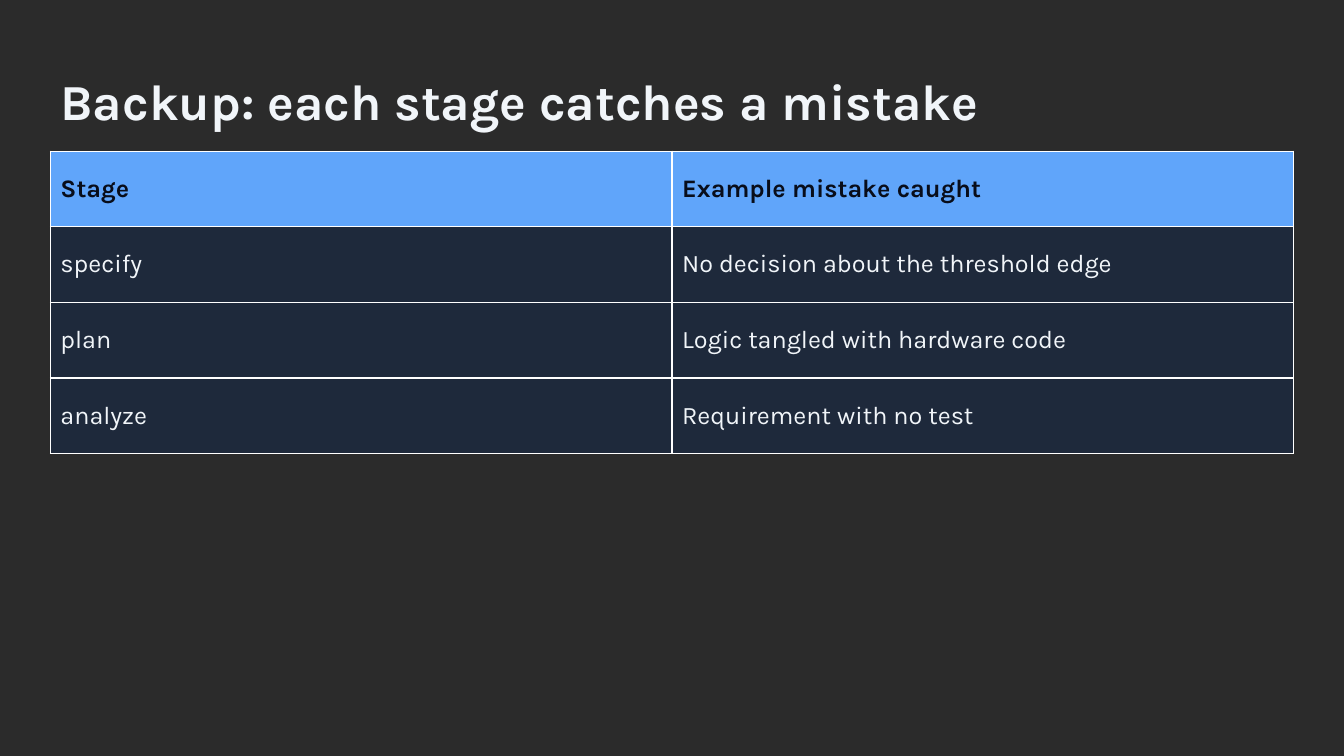
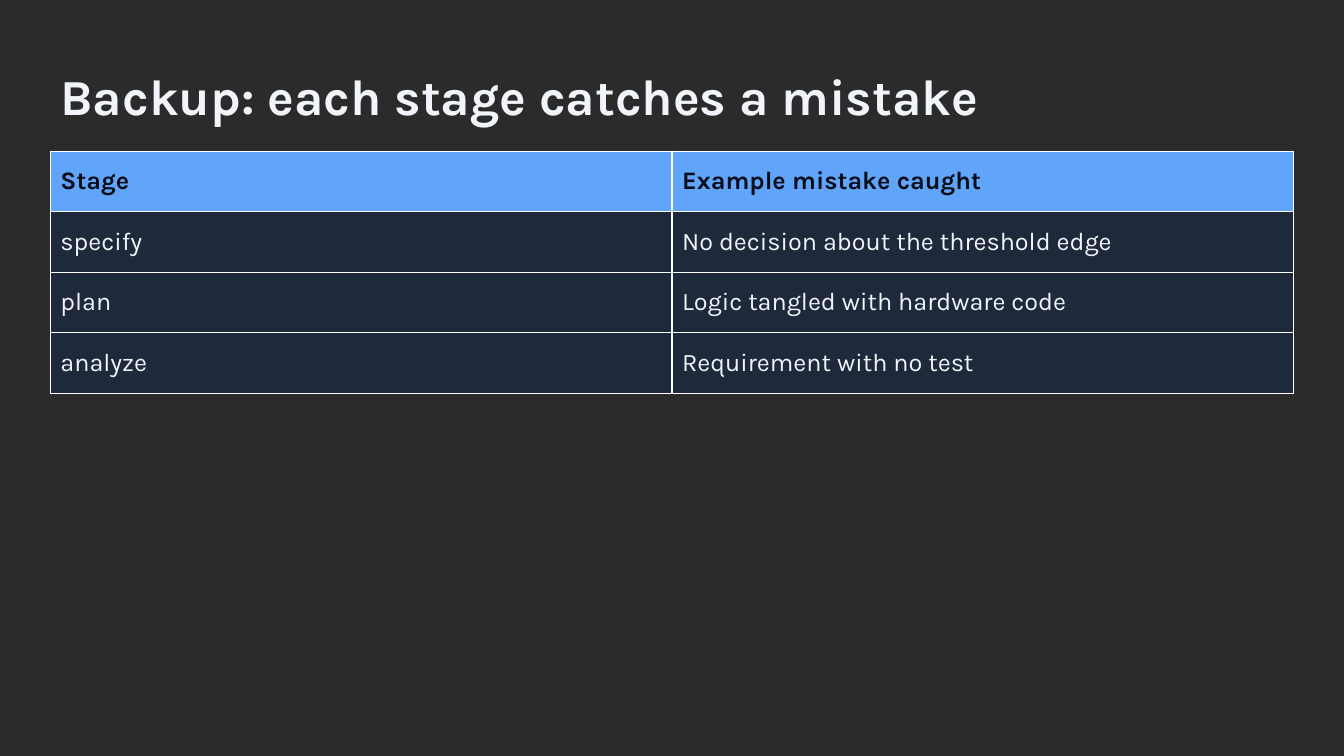
Before and after one commit to ronyronen/speckit-claude-presentation, a slide deck: slide 28 of presentation/speckit-workshop.pptx. Drawn at 1344x756 pixels with LibreOffice and Linux fonts; fonts in the diff are those of the drawing; background and template pictures are left out; a plain dark background stands for a picture behind light text. Boxes give left, top, right and bottom in pixels: in the first picture for what was removed or moved away, otherwise in the second. Text is boxed around its words. In the diff, an @@ line names an element or a change of style, - is before the commit and + after.

```diff
--- a/presentation/speckit-workshop.pptx
+++ b/presentation/speckit-workshop.pptx
@@ text "Backup: each stage catches a ..." moved from (x1=60, y1=84, x2=979, y2=133) to (x1=60, y1=79, x2=979, y2=128) @@
@@ table resized from (x1=50, y1=151, x2=1295, y2=454) to (x1=50, y1=151, x2=1295, y2=393) @@
```
Also in this commit, not shown: 29 other slides changed, 3 other files.
